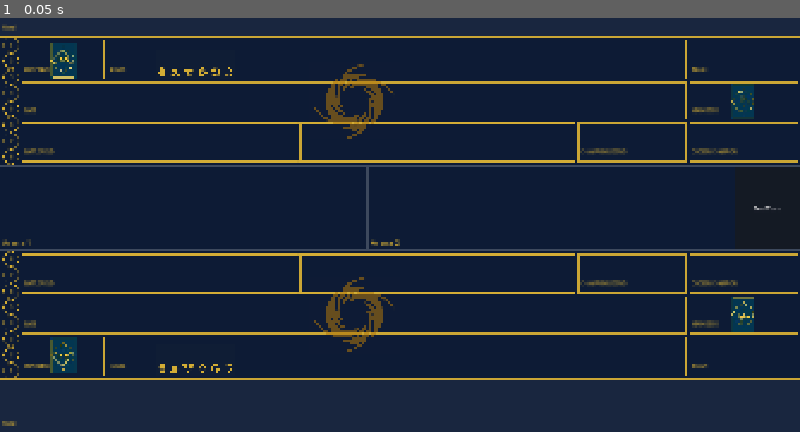
Above: before the commit, frame 1.
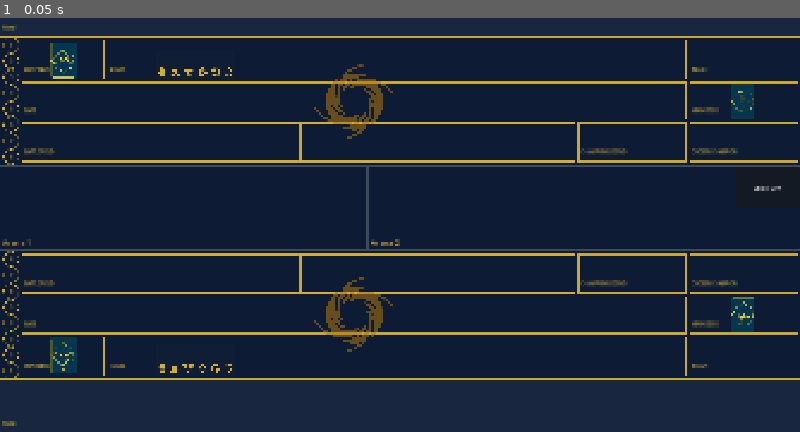
Above: after the commit, the same moment.

Repository: hashirmohammad/RiftBound
Game: Godot game, scene res://Scenes/main.tscn
Same seed, same stepped clock (60 frames per second), same inputs: the game is played once before the commit and once after it.
Inputs:
- Up to frame 1 (0.05 s): no input

The runs differ from the first frame. In frame 1, less than 0.1% of the frame differs, in the area x 94-98%, y 40-47%.

Commit message:
Fixing bugs for rune rotation

Diff:
--- a/Scenes/main.tscn
+++ b/Scenes/main.tscn
@@ -155,8 +155,8 @@
 [node name="EndTurnButton" type="Button" parent="." unique_id=283290533]
 offset_left = 1763.6774
 offset_top = 443.0
-offset_right = 1920.0
-offset_bottom = 639.0
+offset_right = 1920.0004
+offset_bottom = 541.0
 text = "End Turn"
 
 [node name="GameController" type="Node" parent="." unique_id=540227294]
@@ -165,3 +165,10 @@
 [node name="StatusLabel" type="Label" parent="." unique_id=1649308434]
 offset_right = 40.0
 offset_bottom = 23.0
+
+[node name="CancelPaymentButton" type="Button" parent="." unique_id=355363713]
+offset_left = 1763.677
+offset_top = 541.0
+offset_right = 1920.0
+offset_bottom = 639.0
+text = "Cancel"
--- a/Scripts/Board.gd
+++ b/Scripts/Board.gd
@@ -1,4 +1,6 @@
 extends Control
+
+@onready var game_controller: Node = $"../GameController"
 
 const SCREEN_W = 1920.0
 const SCREEN_H = 1080.0
@@ -111,11 +113,9 @@
 		push_warning("Board.gd: P1_Base not found or not a CardSlot.")
 
 func _setup_battlefield_halves() -> void:
-	# Player 0 = bottom
 	_p0_battlefield_left = _create_battlefield_half(_player_battlefield_panel, "P0_LeftHalf", 0)
 	_p0_battlefield_right = _create_battlefield_half(_player_battlefield_panel, "P0_RightHalf", 1)
 
-	# Player 1 = top
 	_p1_battlefield_left = _create_battlefield_half(_opponent_battlefield_panel, "P1_LeftHalf", 0)
 	_p1_battlefield_right = _create_battlefield_half(_opponent_battlefield_panel, "P1_RightHalf", 1)
 
@@ -140,11 +140,9 @@
 	return panel
 
 func _spawn_battlefield_slots() -> void:
-	# Player 1 (top)
 	_p1_bf_slot_left = _create_battlefield_slot(_p1_battlefield_left, "P1_Left")
 	_p1_bf_slot_right = _create_battlefield_slot(_p1_battlefield_right, "P1_Right")
 
-	# Player 0 (bottom)
 	_p0_bf_slot_left = _create_battlefield_slot(_p0_battlefield_left, "P0_Left")
 	_p0_bf_slot_right = _create_battlefield_slot(_p0_battlefield_right, "P0_Right")
 
@@ -434,11 +432,9 @@
 	_render_player_slots(state.players[0], _player_slot_nodes)
 	_render_player_slots(state.players[1], _p1_slot_nodes)
 
-	# Player 1 = top
 	_render_battlefield_lane(state.players[1].battlefield_slots[0], _p1_bf_slot_left)
 	_render_battlefield_lane(state.players[1].battlefield_slots[1], _p1_bf_slot_right)
 
-	# Player 0 = bottom
 	_render_battlefield_lane(state.players[0].battlefield_slots[0], _p0_bf_slot_left)
 	_render_battlefield_lane(state.players[0].battlefield_slots[1], _p0_bf_slot_right)
 
@@ -565,12 +561,11 @@
 	_render_legend_panel(_player_champion_legend, player.legend)
 	_render_legend_panel(_opponent_champion_legend, opponent.legend)
 
-	# These are the selectable battlefield cards, not the unit-placement lanes.
 	_render_battlefields(_player_battlefield_panel, player.battlefields, player.picked_battlefield)
 	_render_battlefields(_opponent_battlefield_panel, opponent.battlefields, opponent.picked_battlefield)
 
-	_render_arena_pick(_arena_p0_panel, player.picked_battlefield, "Arena 1" % player.id)
-	_render_arena_pick(_arena_p1_panel, opponent.picked_battlefield, "Arena 2" % opponent.id)
+	_render_arena_pick(_arena_p0_panel, player.picked_battlefield, "Arena 1")
+	_render_arena_pick(_arena_p1_panel, opponent.picked_battlefield, "Arena 2")
 
 	_render_runes(_player_runes_panel, player.rune_pool)
 	_render_runes(_opponent_runes_panel, opponent.rune_pool)
@@ -659,7 +654,6 @@
 	_rune_cards_visuals.clear()
 
 func _render_runes(panel: Panel, runes: Array) -> void:
-
 	if panel == null:
 		return
 
@@ -674,9 +668,10 @@
 	var spacing: float = 120.0
 	var total_width: float = float(count - 1) * spacing
 	var start_x: float = (panel.size.x / 2.0) - (total_width / 2.0)
+	var gs: GameState = game_controller.state as GameState
 
 	for i in range(count):
-		var rune_inst = runes[i]
+		var rune_inst: RuneInstance = runes[i]
 		if rune_inst == null or rune_inst.rune == null:
 			continue
 
@@ -687,8 +682,26 @@
 		card.z_index = 5
 		card.card_uid = rune_inst.uid
 		card.card_data = rune_inst.rune
-		card.rotation_degrees = 90.0 if rune_inst.is_exhausted() else 0.0
 		card.update_visuals()
+
+		var is_exhausted: bool = rune_inst.is_exhausted()
+		var is_selected: bool = gs.selected_rune_uids.has(rune_inst.uid)
+		var can_select: bool = gs.awaiting_rune_payment and (not is_exhausted) and (not is_selected)
+
+		card.rotation_degrees = 90.0 if is_exhausted else 0.0
+
+		if is_exhausted:
+			card.modulate = Color(0.7, 0.7, 0.7, 1.0)
+		elif is_selected:
+			card.modulate = Color(0.6, 1.0, 0.6, 1.0)
+		elif can_select:
+			card.modulate = Color(1.15, 1.15, 0.75, 1.0)
+		else:
+			card.modulate = Color.WHITE
+
 		card.set_card_state(RiftCard.CardState.ON_BOARD)
-		card.modulate = Color(0.7, 0.7, 0.7, 1.0) if rune_inst.is_exhausted() else Color.WHITE
 		_rune_cards_visuals.append(card)
+
+func render_rune_panels(p0: PlayerState, p1: PlayerState) -> void:
+	_render_runes(_player_runes_panel, p0.rune_pool)
+	_render_runes(_opponent_runes_panel, p1.rune_pool)
--- a/Scripts/GameController.gd
+++ b/Scripts/GameController.gd
@@ -12,11 +12,14 @@
 @onready var hand_manager_p1 = $"../P1/P1_Hand"
 @onready var board    = $"../Board"
 @onready var deck_ui  = $"../P0/P0_MainDeck"
+@onready var cancel_payment_button = $"../CancelPaymentButton"
 
 func _ready() -> void:
 	state = GameEngine.start_game()
 	await wait_until_main()
 	refresh_all_ui()
+	cancel_payment_button.pressed.connect(_on_cancel_payment_pressed)
+	cancel_payment_button.visible = false
 
 func refresh_all_ui() -> void:
 	var p0 = state.players[0]
@@ -76,6 +79,13 @@
 	if deck_ui.has_method("set_count"):
 		deck_ui.set_count(state.players[0].deck.size())
 
+func refresh_payment_ui() -> void:
+	var p0: PlayerState = state.players[0]
+	var p1: PlayerState = state.players[1]
+
+	board.render_rune_panels(p0, p1)
+	_update_status_label()
+
 func print_state_summary() -> void:
 	var player = state.get_active_player()
 	print("Turn: %d | Active Player: P%d | Phase: %s" % [
@@ -107,17 +117,21 @@
 func try_play_card_to_slot(card_uid: int, slot_index: int) -> bool:
 	var player = state.get_active_player()
 	var action = PlayCardAction.new()
-	action.player_id  = player.id
-	action.card_uid   = card_uid
+	action.player_id = player.id
+	action.card_uid = card_uid
 	action.slot_index = slot_index
-	var success := GameEngine.apply_action(state, action)
+
+	var success: bool = GameEngine.apply_action(state, action)
 	if not success:
 		status_label.text = action.get_error_message()
 		print("Action failed: ", action.get_error_message())
 		return false
-	refresh_hand_ui()
-	board.render_slot(state.get_active_player(), slot_index)
-	_update_status_label()
+
+	if state.awaiting_rune_payment:
+		refresh_payment_ui()
+	else:
+		refresh_all_ui()
+
 	return true
 
 func try_pick_runes_to_spend(rune_uid: int) -> bool:
@@ -127,14 +141,19 @@
 	print("  rune_uid:", rune_uid)
 
 	var action = PickRuneAction.new(player.id, rune_uid)
-	var success = GameEngine.apply_action(state, action)
+	var success: bool = GameEngine.apply_action(state, action)
 
 	print("  success:", success)
 	if not success:
 		print("PickRuneAction failed: ", action.get_error_message())
-		return false
-
-	refresh_all_ui()
+		status_label.text = action.get_error_message()
+		return false
+
+	if state.awaiting_rune_payment:
+		refresh_payment_ui()
+	else:
+		refresh_all_ui()
+
 	return true
 
 ## Drag a card from the board into the active player's arena battlefield slot.
@@ -170,6 +189,10 @@
 	return true
 
 func try_end_turn() -> void:
+	if state.awaiting_rune_payment:
+		status_label.text = "Finish or cancel rune payment first."
+		return
+
 	var player = state.get_active_player()
 	var action = EndTurnAction.new()
 	action.player_id = player.id
@@ -197,21 +220,40 @@
 	return CardInstance.Zone.keys()[zone_value]
 
 func _update_status_label() -> void:
-	var state = self.state
-
-	# Case 1: waiting for rune payment
-	if state.awaiting_rune_payment:
-		var remaining : int = state.pending_card_cost - state.selected_rune_uids.size()
-		var card_name := _get_pending_card_name()
-
-		status_label.text = "Select %d more rune(s) to play %s" % [
-			remaining,
-			card_name
-		]
-		return
-
-	# Case 2: normal state
+	var state: GameState = self.state
+
+	if state.awaiting_rune_payment:
+		var remaining: int = state.pending_card_cost - state.selected_rune_uids.size()
+		var card_name: String = _get_pending_card_name()
+
+		status_label.text = "Select %d more rune(s) to play %s" % [remaining, card_name]
+		cancel_payment_button.visible = true
+		return
+
 	status_label.text = ""
+	cancel_payment_button.visible = false
+
+func _on_cancel_payment_pressed() -> void:
+	if not state.awaiting_rune_payment:
+		return
+
+	var player := state.get_active_player()
+
+	# Un-exhaust runes that were selected during this payment.
+	for rune_uid in state.selected_rune_uids:
+		for rune in player.rune_pool:
+			if rune.uid == rune_uid:
+				rune.awaken()
+
+	_clear_pending_payment_ui_state()
+	refresh_all_ui()
+
+func _clear_pending_payment_ui_state() -> void:
+	state.awaiting_rune_payment = false
+	state.pending_card_uid = -1
+	state.pending_slot_index = -1
+	state.pending_card_cost = 0
+	state.selected_rune_uids.clear()
 
 func _get_pending_card_name() -> String:
 	var player = state.get_active_player()
--- a/Scripts/InputManager.gd
+++ b/Scripts/InputManager.gd
@@ -33,9 +33,19 @@
 	var card_found = _get_card_under_cursor()
 	if card_found == null:
 		return
+	var state : GameState = game_controller.state
+
+	# If we are paying for a card, only rune clicks are allowed.
+	if state.awaiting_rune_payment:
+		var rune_instance := _get_payment_player_rune_instance(card_found.card_uid)
+		if rune_instance != null:
+			game_controller.try_pick_runes_to_spend(card_found.card_uid)
+		else:
+			game_controller.status_label.text = "Finish selecting runes first."
+		return
 
 	# FIRST: check whether this clicked visual is a rune
-	var rune_instance := _get_active_player_rune_instance(card_found.card_uid)
+	var rune_instance := _get_payment_player_rune_instance(card_found.card_uid)
 	if rune_instance != null:
 		game_controller.try_pick_runes_to_spend(card_found.card_uid)
 		return
@@ -87,7 +97,14 @@
 			if slot_index != -1:
 				var played: bool = game_controller.try_play_card_to_slot(dragged_card.card_uid, slot_index)
 				if played:
-					card_manager_reference.clear_dragged_card()
+					if game_controller.state.awaiting_rune_payment:
+						card_manager_reference.return_dragged_card_to_hand()
+						if game_controller.has_method("refresh_payment_ui"):
+							game_controller.refresh_payment_ui()
+						else:
+							game_controller.refresh_all_ui()
+					else:
+						card_manager_reference.clear_dragged_card()
 					return
 
 		params.collision_mask = COLLISION_MASK_HAND
@@ -198,8 +215,14 @@
 
 	return -1
 
-func _get_active_player_rune_instance(rune_uid: int) -> RuneInstance:
-	var player = game_controller.state.get_active_player()
+func _get_payment_player_rune_instance(rune_uid: int) -> RuneInstance:
+	var state: GameState = game_controller.state
+	var player: PlayerState
+
+	if state.awaiting_rune_payment and state.pending_payment_player_id != -1:
+		player = state.players[state.pending_payment_player_id]
+	else:
+		player = state.get_active_player()
 
 	for rune in player.rune_pool:
 		if rune.uid == rune_uid:
--- a/Scripts/end_turn_action.gd
+++ b/Scripts/end_turn_action.gd
@@ -7,6 +7,10 @@
 	super(_player_id)
 
 func validate(state: GameState) -> bool:
+	if state.awaiting_rune_payment:
+		_error_message = "Cannot end turn while paying runes."
+		return false
+
 	if player_id != state.get_active_player().id:
 		_error_message = "Invalid END_TURN: not this player's turn."
 		return false
--- a/Scripts/game_state.gd
+++ b/Scripts/game_state.gd
@@ -10,6 +10,7 @@
 var pending_slot_index: int = -1
 var pending_card_cost: int = 0
 var selected_rune_uids: Array[int] = []
+var pending_payment_player_id: int = -1
 var phase: String = "START"          # keep as string for now (we'll enum later)
 
 # Stores the randomly picked deck name for each player
--- a/Scripts/pick_runes_to_spend_action.gd
+++ b/Scripts/pick_runes_to_spend_action.gd
@@ -22,11 +22,15 @@
 		_error_message = "Invalid RUNE_PICKED: not in MAIN phase."
 		return false
 
-	var p := state.get_active_player()
+	var p : PlayerState = state.players[state.pending_payment_player_id]
 	var rune := _find_rune_in_pool(p)
 
 	if not state.awaiting_rune_payment:
 		_error_message = "Invalid RUNE_PICKED: no card is waiting for payment."
+		return false
+
+	if player_id != state.pending_payment_player_id:
+		_error_message = "Invalid RUNE_PICKED: wrong paying player."
 		return false
 
 	if rune == null:
@@ -40,7 +44,8 @@
 	return true
 
 func execute(state: GameState) -> void:
-	var p := state.get_active_player()
+	var p : PlayerState = state.players[state.pending_payment_player_id]
+
 	var rune: RuneInstance = _find_rune_in_pool(p)
 	if rune == null:
 		return
@@ -68,7 +73,8 @@
 		_finalize_pending_card_play(state)
 
 func _finalize_pending_card_play(state: GameState) -> void:
-	var p := state.get_active_player()
+	var p : PlayerState = state.players[state.pending_payment_player_id]
+
 	var hand_index := _find_pending_card_index(p, state.pending_card_uid)
 
 	if hand_index == -1:
@@ -100,6 +106,7 @@
 
 func _clear_pending_payment(state: GameState) -> void:
 	state.awaiting_rune_payment = false
+	state.pending_payment_player_id = -1
 	state.pending_card_uid = -1
 	state.pending_slot_index = -1
 	state.pending_card_cost = 0
--- a/Scripts/play_card_action.gd
+++ b/Scripts/play_card_action.gd
@@ -55,6 +55,7 @@
 		return
 
 	state.awaiting_rune_payment = true
+	state.pending_payment_player_id = p.id
 	state.pending_card_uid = card.uid
 	state.pending_slot_index = slot_index
 	state.pending_card_cost = card.data.cost
